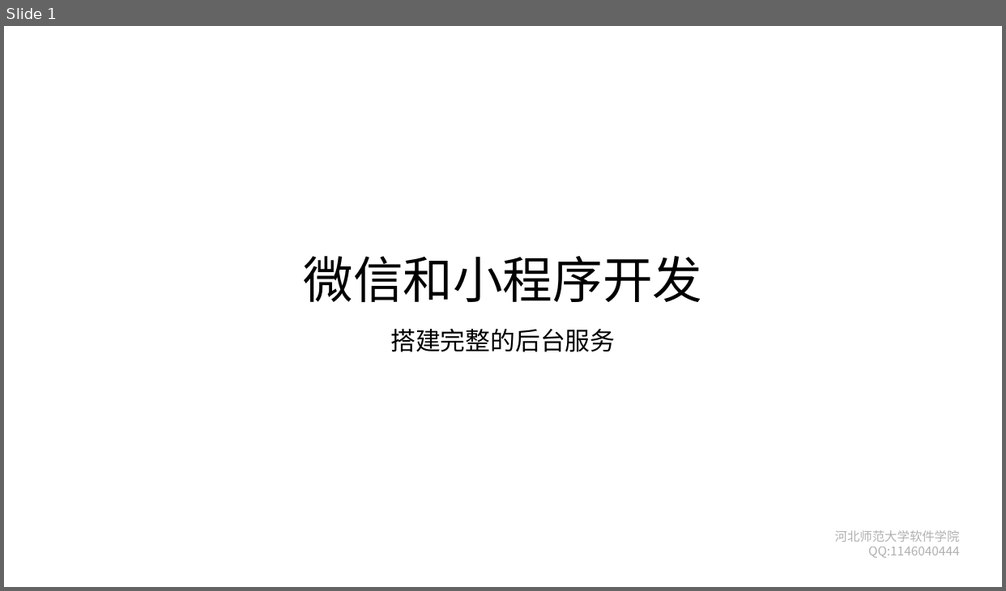
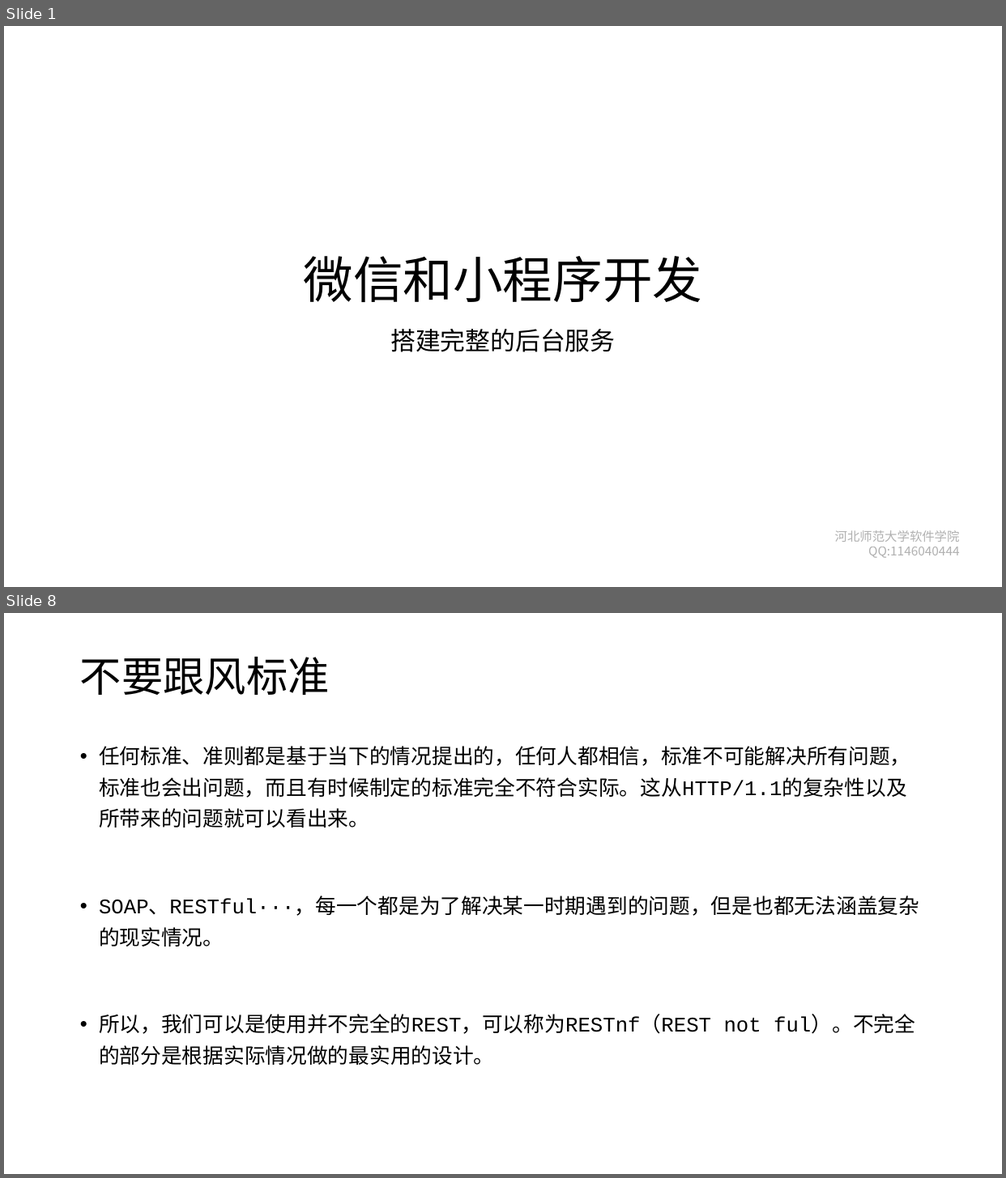
Before and after one commit to edu2act/course-wechat-and-miniprogram, a slide deck: materials/ch07/ch07-搭建完整的后台服务.pptx. Shown one above the other, each under a label of ours: slide 1 before the commit, slides 1 and 8 after it; the slides between them are not shown. The pictures are 1006x591 and 1006x1178 pixels, drawn with LibreOffice and Linux fonts; fonts in the diff are those of the drawing; background and template pictures are left out. Boxes give left, top, right and bottom in pixels: in the first picture for what was removed or moved away, otherwise in the second. Text is boxed around its words. In the diff, an @@ line names an element or a change of style, - is before the commit and + after.

```diff
--- a/materials/ch07/ch07-搭建完整的后台服务.pptx
+++ b/materials/ch07/ch07-搭建完整的后台服务.pptx
@@ slide 8 added at box(4, 613, 1002, 1174), background #FFFFFF @@
@@ title added at box(80, 657, 330, 695), 40 pt, text #000000 @@
+不要跟风标准
@@ text added at box(99, 746, 919, 1065), 20 pt, text #000000 @@
+• 任何标准、准则都是基于当下的情况提出的，任何人都相信，标准不可能解决所有问题，标准也会出问题，而且有时候制定的标准完全不符合实际。这从HTTP/1.1的复杂性以及所带来的问题就可以看出来。
+• SOAP、RESTful···，每一个都是为了解决某一时期遇到的问题，但是也都无法涵盖复杂的现实情况。
+• 所以，我们可以是使用并不完全的REST，可以称为RESTnf（REST not ful）。不完全的部分是根据实际情况做的最实用的设计。
```
Also in this commit, not shown: 5 slides changed, 4 other slides added, 5 slides removed, 2 other files.
